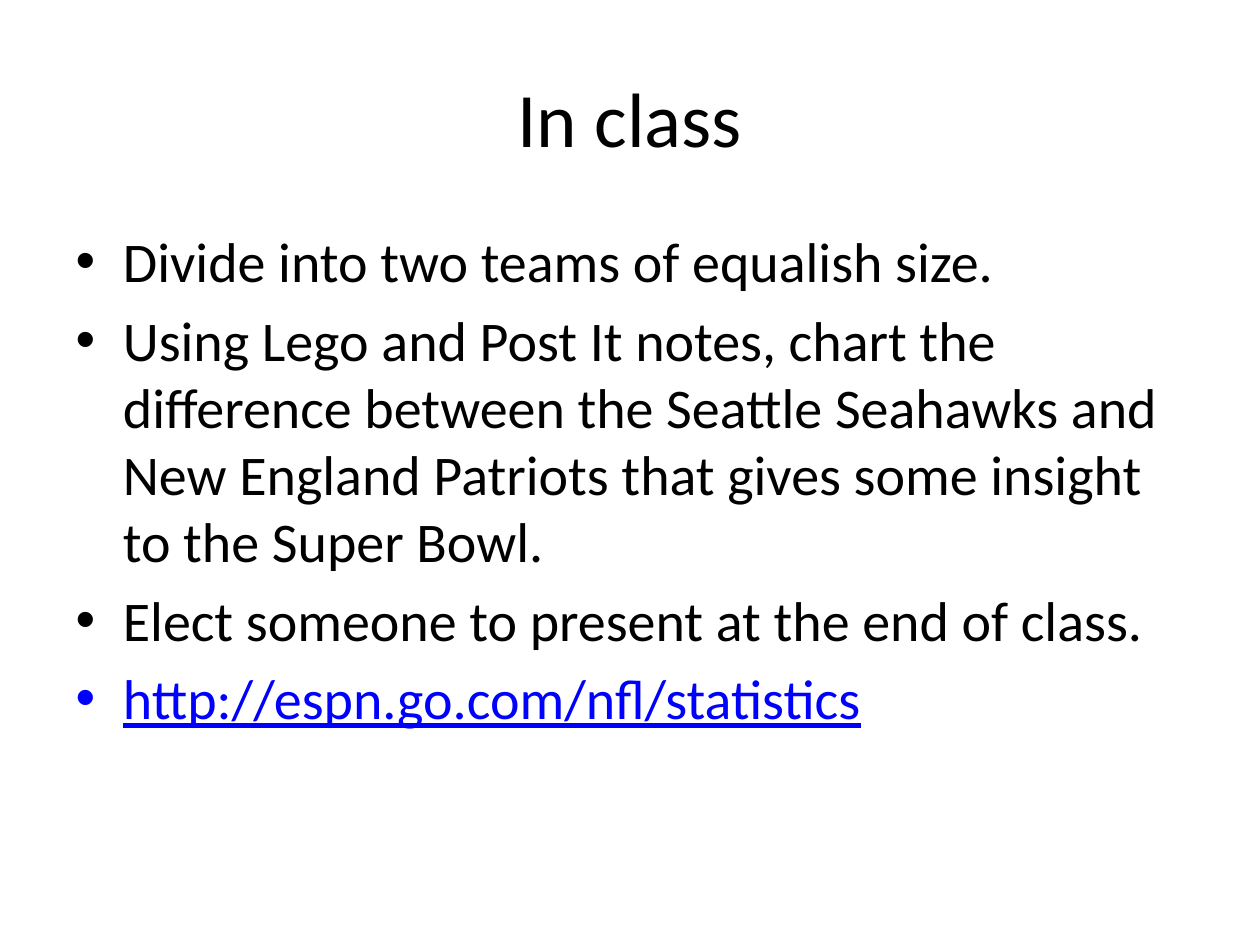
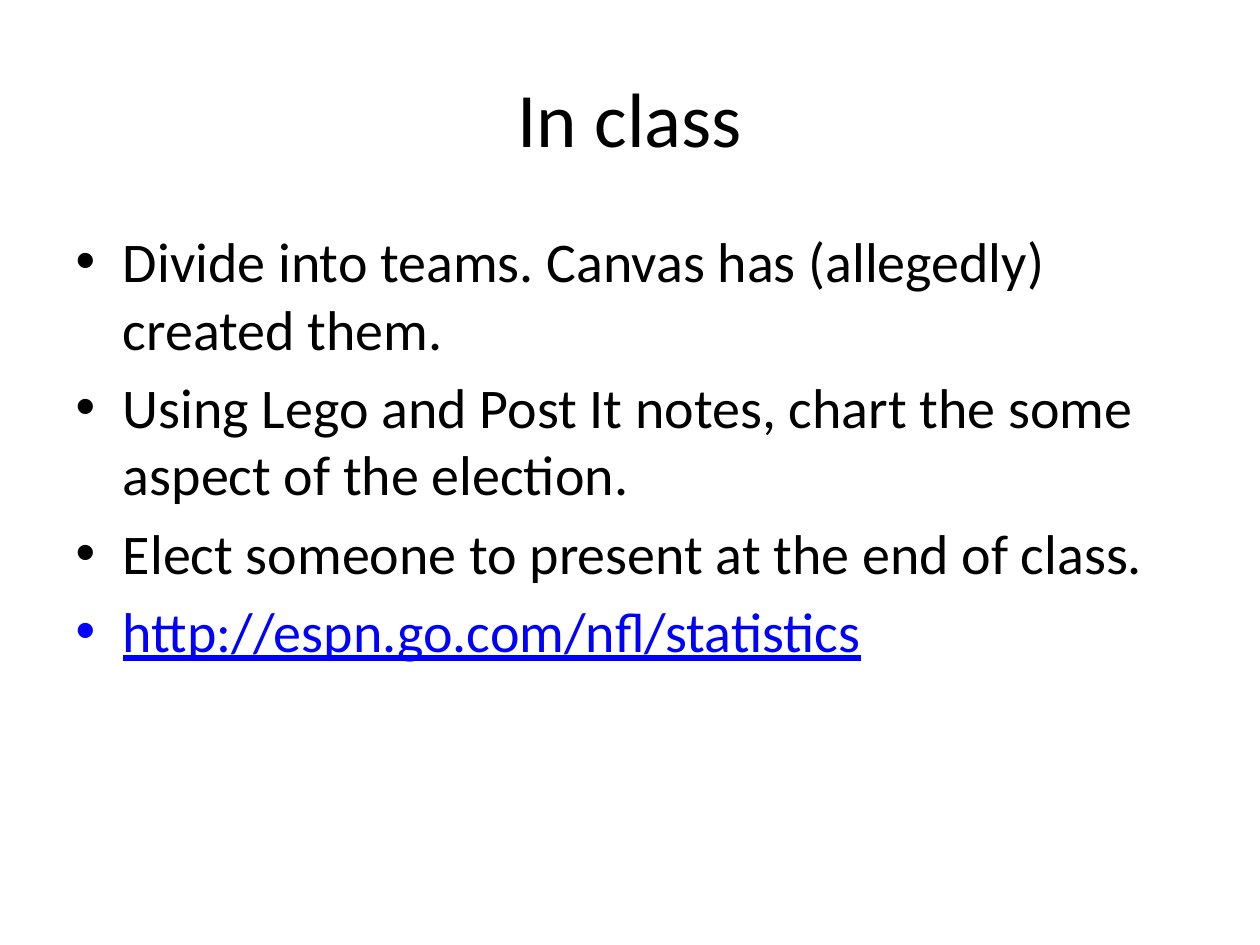
Before and after one commit to mattwaite/JOUR491-Data-Visualization, a slide deck: slide 10 of Lectures/FormAndFunction.pptx. Drawn at 1260x945 pixels with LibreOffice and Linux fonts; fonts in the diff are those of the drawing. Boxes give left, top, right and bottom in pixels: in the first picture for what was removed or moved away, otherwise in the second. Text is boxed around its words. In the diff, an @@ line names an element or a change of style, - is before the commit and + after.

```diff
--- a/Lectures/FormAndFunction.pptx
+++ b/Lectures/FormAndFunction.pptx
@@ text at (123, 241, 1132, 504): text changed @@
-• Divide into two teams of equalish size.
-• Using Lego and Post It notes, chart the difference between the Seattle Seahawks and New England Patriots that gives some insight to the Super Bowl.
+• Divide into teams. Canvas has (allegedly) created them.
+• Using Lego and Post It notes, chart the some aspect of the election.
```
Also in this commit, not shown: 4 other files.
